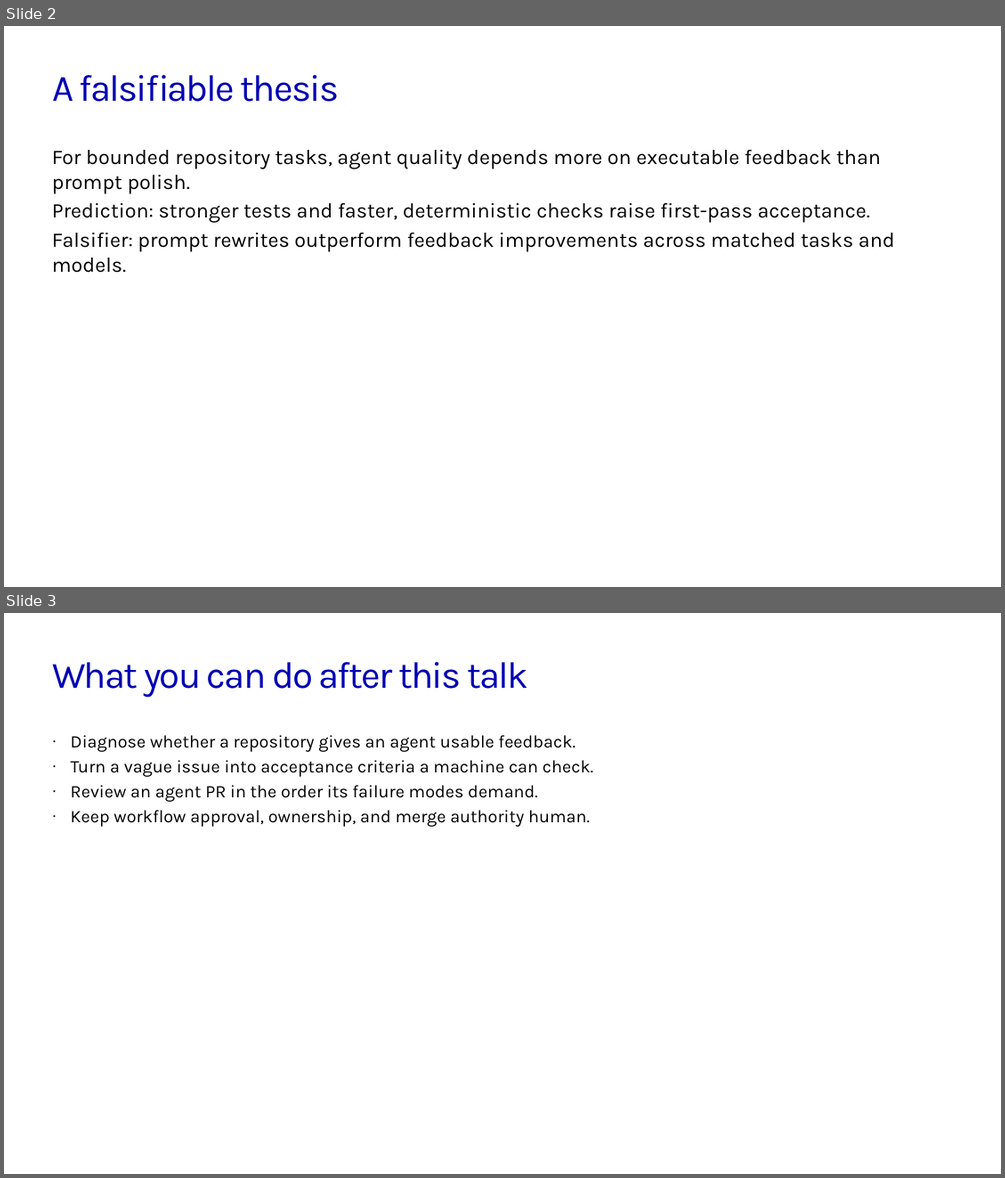
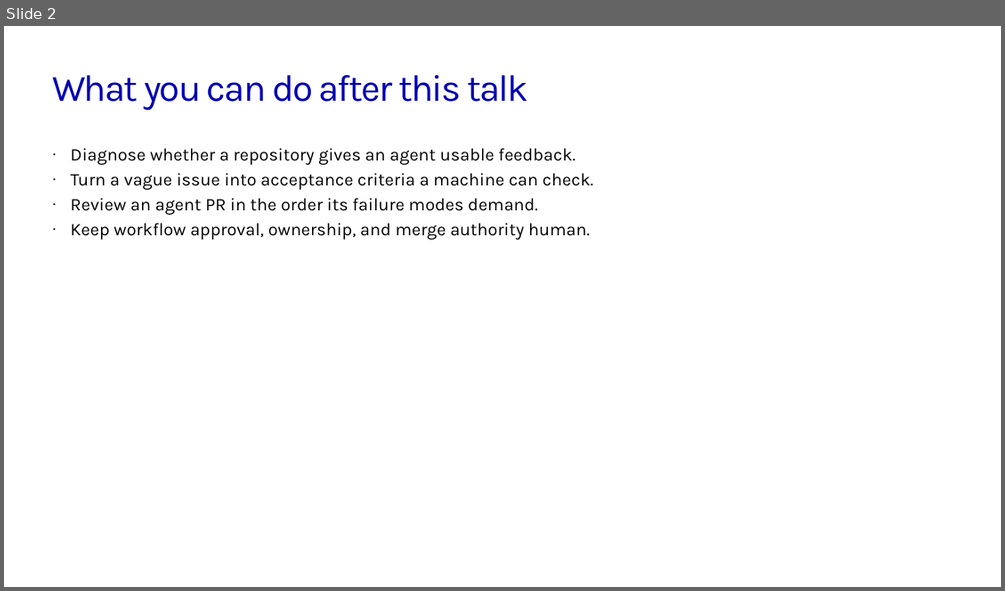
Before and after one commit to sabajamalian/agentic-sdlc-demo-01, a slide deck: decks/agent-ready-repos.pptx. Shown one above the other, each under a label of ours: slides 2 and 3 before the commit, slide 2 after it. The pictures are 1005x1178 and 1005x591 pixels, drawn with LibreOffice and Linux fonts; fonts in the diff are those of the drawing; background and template pictures are left out. Boxes give left, top, right and bottom in pixels: in the first picture for what was removed or moved away, otherwise in the second. Text is boxed around its words. In the diff, an @@ line names an element or a change of style, - is before the commit and + after.

```diff
--- a/decks/agent-ready-repos.pptx
+++ b/decks/agent-ready-repos.pptx
@@ slide 2 removed at (4, 26, 1001, 587), background #FFFFFF @@
@@ title removed at (52, 75, 340, 102) @@
-A falsifiable thesis
@@ text removed at (52, 150, 895, 273) @@
-For bounded repository tasks, agent quality depends more on executable feedback than prompt polish.
-Prediction: stronger tests and faster, deterministic checks raise first-pass acceptance.
-Falsifier: prompt rewrites outperform feedback improvements across matched tasks and models.
@@ what was slide 3 is now slide 2 @@
```
Also in this commit, not shown: 9 slides changed, 1 other slide removed.
